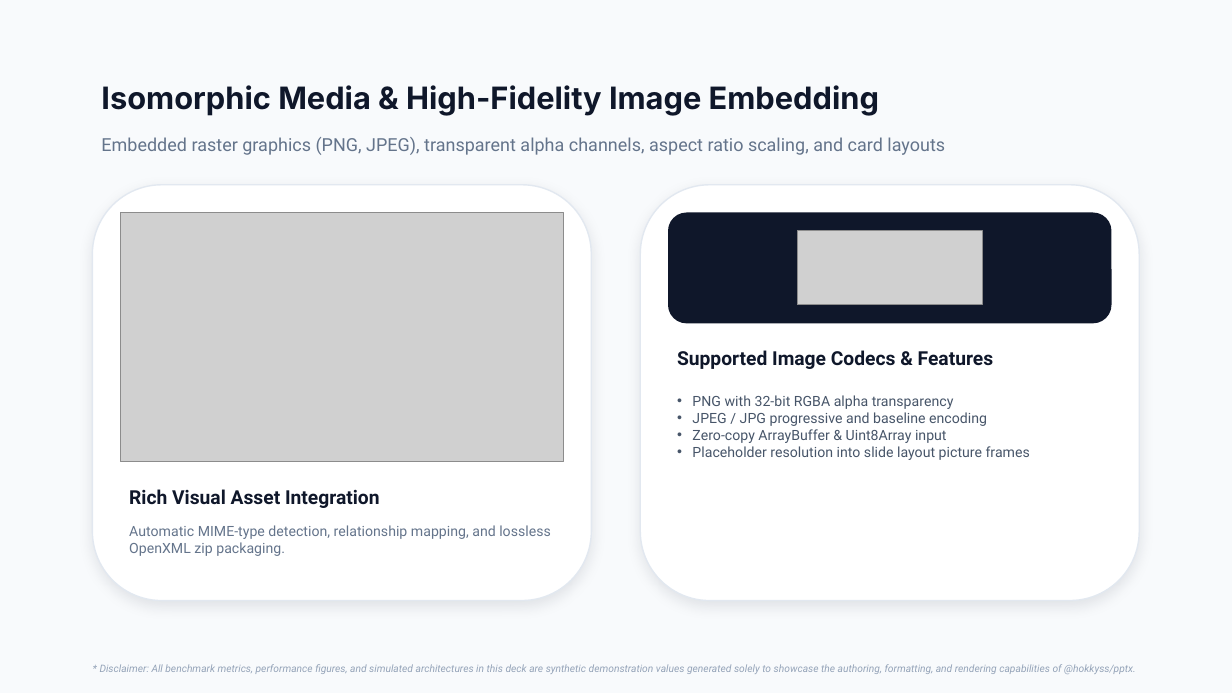
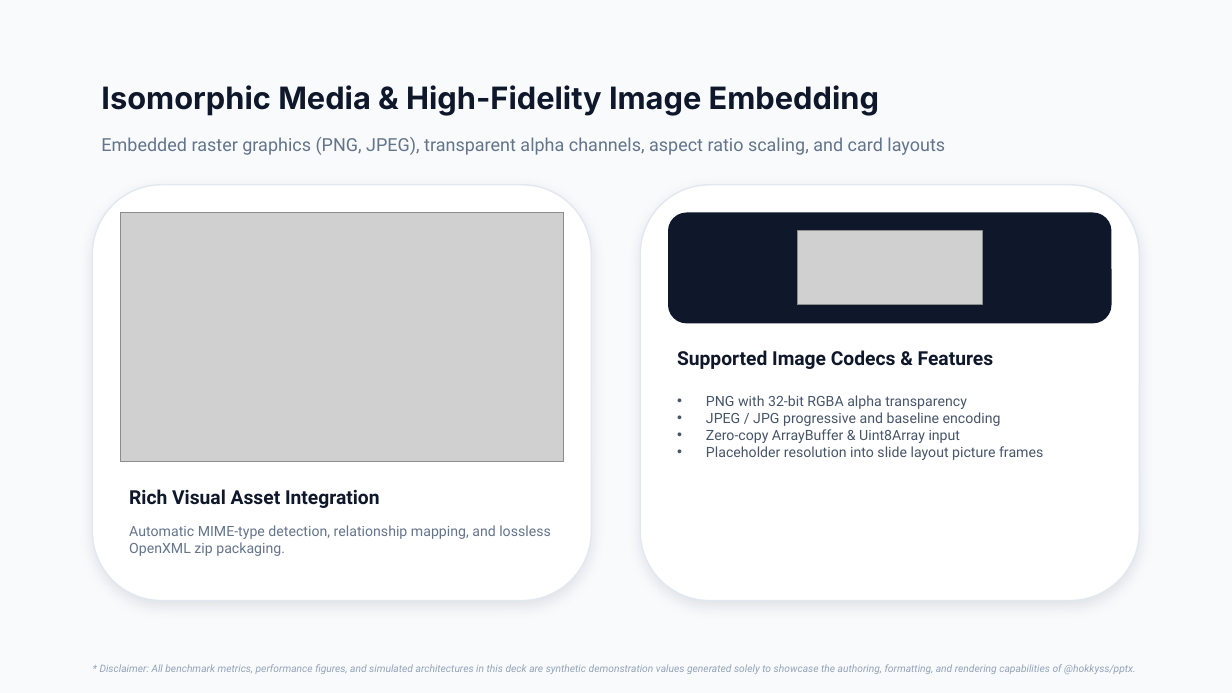
Before and after one commit to hokkyss/pptx-parser, a slide deck: slide 6 of hokkyss_showcase_deck.pptx. Drawn at 1232x693 pixels with LibreOffice and Linux fonts; fonts in the diff are those of the drawing; grey boxes stand for pictures. Boxes give left, top, right and bottom in pixels: in the first picture for what was removed or moved away, otherwise in the second. Text is boxed around its words. In the diff, an @@ line names an element or a change of style, - is before the commit and + after.

```diff
--- a/hokkyss_showcase_deck.pptx
+++ b/hokkyss_showcase_deck.pptx
@@ text "PNG with 32-bit RGBA alpha ..." at (706,395,1043,460): indent changed @@
```
Also in this commit, not shown: 7 other slides changed, 2 slides added, 4 other files.
